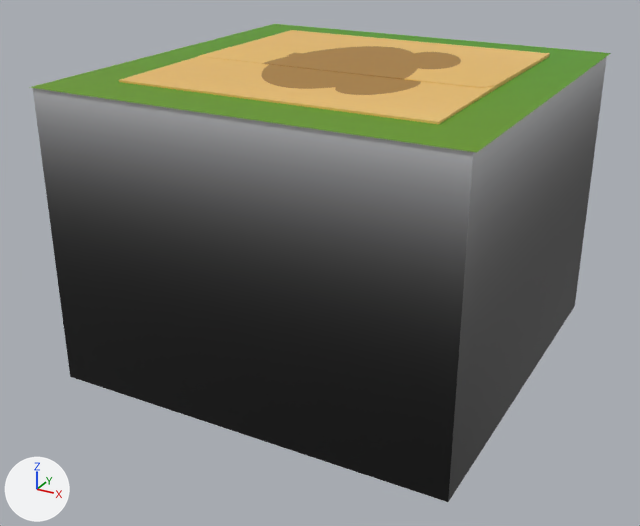
The FBX model Assets/MemoriaGame/Meshs/DoorMesh.fbx: old version first, new version second.
Camera for both pictures: a camera (50 mm lens) standing at (0.0944, -0.1933, 0.0504) and looking at (-0.0031, -0.0161, -0.0383). Arrows for +X, +Y and +Z are at lower left; the lights stay in place. Where no turn or scale is listed for an object, it has been applied to the vertices.

In view in the first picture: 'caja1', 'fondoverde', 'puerta1', 'puerta2'.
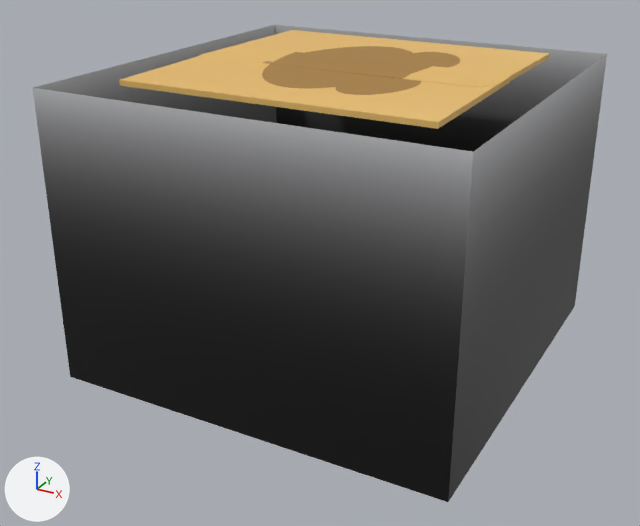
Where the newer file only moved an object's origin or applied its transform, the numbers keep the older frame.

What the commit changed:
Object 'fondoverde' (ob_fondoverde) is deleted.

Changed parts and their boxes (x1, y1, x2, y2) in the pictures (640 x 526 px):
'fondoverde', deleted (green): before (29, 24, 611, 152)
